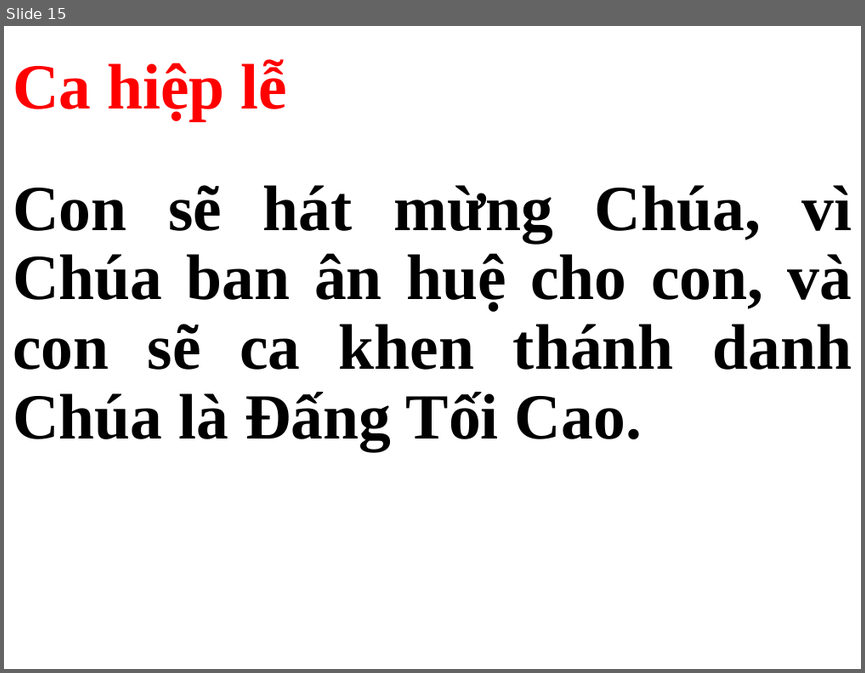
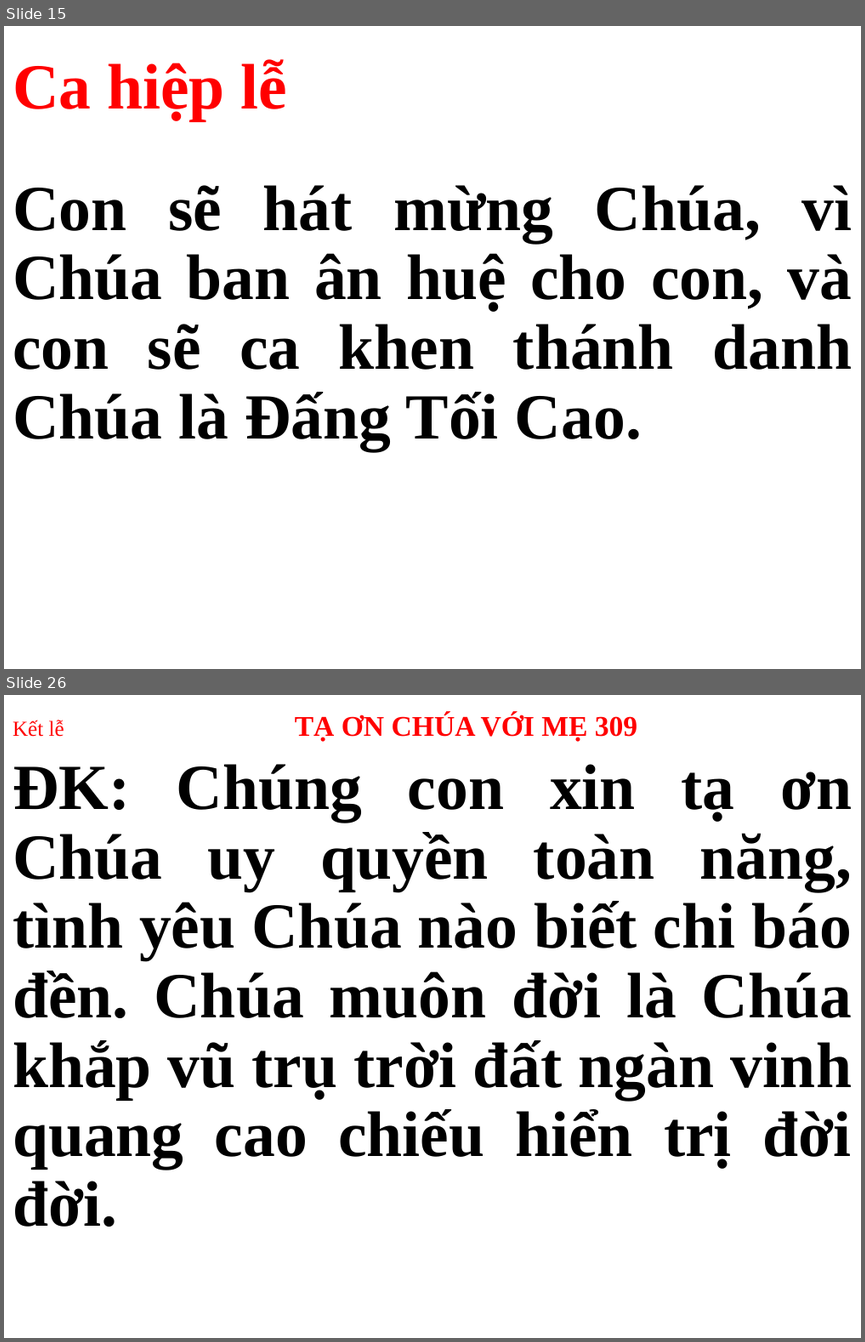
Before and after one commit to webfullstack99/usb-songs, a slide deck: Thứ 3.pptx. Shown one above the other, each under a label of ours: slide 15 before the commit, slides 15 and 26 after it; the slides between them are not shown. The pictures are 865x673 and 865x1342 pixels, drawn with LibreOffice and Linux fonts; fonts in the diff are those of the drawing. Boxes give left, top, right and bottom in pixels: in the first picture for what was removed or moved away, otherwise in the second. Text is boxed around its words. In the diff, an @@ line names an element or a change of style, - is before the commit and + after.

```diff
--- a/Thứ 3.pptx
+++ b/Thứ 3.pptx
@@ slide 26 added at (4, 695, 861, 1338), background #FFFFFF @@
@@ title added at (12, 713, 637, 741), 24 pt, text #FF0000, bold @@
+Kết lễ TẠ ƠN CHÚA VỚI MẸ 309
@@ subtitle added at (12, 764, 852, 1226), 54 pt, text #000000, bold @@
+ĐK: Chúng con xin tạ ơn Chúa uy quyền toàn năng, tình yêu Chúa nào biết chi báo đền. Chúa muôn đời là Chúa khắp vũ trụ trời đất ngàn vinh quang cao chiếu hiển trị đời đời.
```
Also in this commit, not shown: 2 slides changed, 14 other slides added, 15 slides removed.
